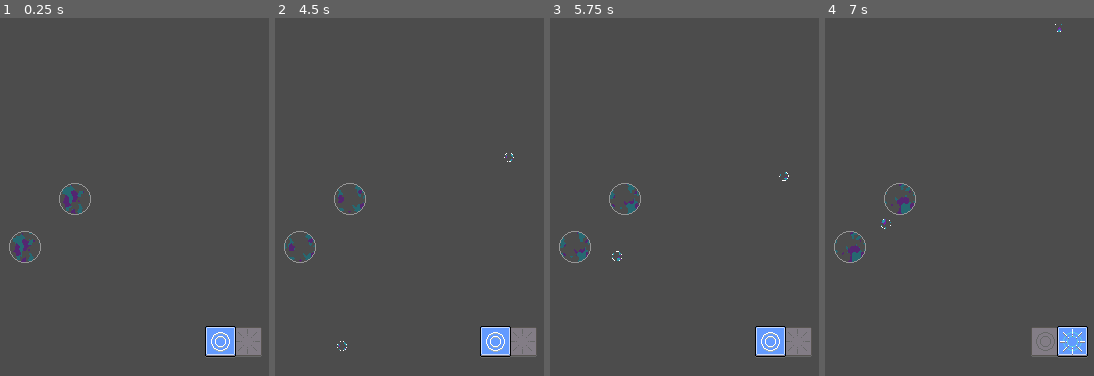
Above: before the commit, frames 1-4 (left to right).
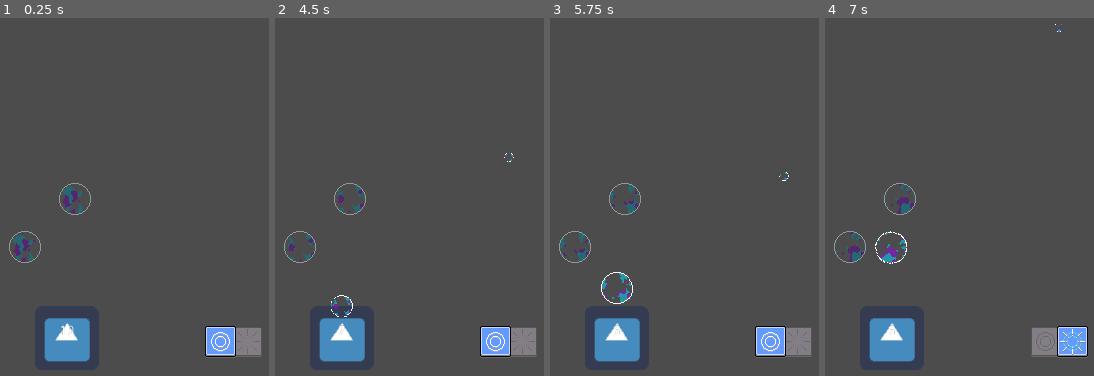
Above: after the commit, the same moments.

Repository: RudyMis/Bubbles
Game: Godot game, scene res://scenes/levels/base/Level.tscn
The game is run twice, just before and just after one commit, with the same random seed, the same clock (stepped at 60 frames per second) and the same inputs. The engine's default icon, where the game draws it, is replaced by a stand-in: a white triangle on a blue panel in a dark square.
Inputs (mouse positions are in pixels of both pictures, inside the frame that each line leads up to):
- Up to frame 1 (0.25 s): no input
- Up to frame 2 (4.5 s): click (509, 197) at 0.5 s; click (509, 343) at 1.25 s; click (342, 347) at 2.02 s; click (509, 343) at 2.75 s; click (509, 197) at 3.5 s; click (342, 347) at 4.27 s
- Up to frame 3 (5.75 s): click (784, 197) at 5 s
- Up to frame 4 (7 s): click (1059, 343) at 5.75 s; click (892, 347) at 6.52 s

The runs differ from the first frame. In frame 1, 2.1% of the frame differs, in the area x 16-34%, y 83-97%; in frame 2, 2.2%; in frame 3, 2.4%; in frame 4, 2.5%, in the area x 16-34%, y 56-97%.

Commit message:
Coś co samo robi bańki

Diff:
--- a/scenes/bubbles/BubbleScanner.tscn
+++ b/scenes/bubbles/BubbleScanner.tscn
@@ -1,12 +1,17 @@
-[gd_scene load_steps=4 format=2]
+[gd_scene load_steps=6 format=2]
 
 [ext_resource path="res://assets/Babelek.png" type="Texture" id=1]
 [ext_resource path="res://assets/BubbleShader.tres" type="Material" id=2]
+[ext_resource path="res://scenes/bubbles/bubble_scanner.gd" type="Script" id=3]
+[ext_resource path="res://scenes/bubbles/Bubble.tscn" type="PackedScene" id=4]
 
 [sub_resource type="CircleShape2D" id=1]
 radius = 15.9567
 
 [node name="Area2D" type="Area2D"]
+script = ExtResource( 3 )
+ps_bubble = ExtResource( 4 )
+path_tween = NodePath("Tween")
 
 [node name="Sprite" type="Sprite" parent="."]
 material = ExtResource( 2 )
@@ -14,3 +19,7 @@
 
 [node name="CollisionShape2D" type="CollisionShape2D" parent="."]
 shape = SubResource( 1 )
+
+[node name="Tween" type="Tween" parent="."]
+
+[connection signal="tween_all_completed" from="Tween" to="." method="_tween_all_completed"]
--- /dev/null
+++ b/scenes/bubbles/bubble_scanner.gd
@@ -0,0 +1,38 @@
+extends Area2D
+
+signal bubble_ready
+
+export (PackedScene) var ps_bubble
+export (NodePath) var path_tween
+
+onready var tween = get_node(path_tween)
+
+func stop_growing():
+	if ps_bubble == null: return
+	var bubble = ps_bubble.instance()
+	bubble.position = position
+	bubble.rescale(scale)
+	get_parent().add_child(bubble)
+	emit_signal("bubble_ready", bubble)
+	call_deferred("queue_free")
+
+func start_growing(grow_time : float, max_scale : Vector2):
+	if tween == null: return
+
+	tween.remove_all()
+	tween.interpolate_property(
+		self,
+		"scale",
+		Vector2(0.25, 0.25),
+		max_scale,
+		grow_time,
+		Tween.TRANS_SINE,
+		Tween.EASE_OUT
+	)
+	tween.start()
+
+func _ready():
+	pass
+
+func _tween_all_completed():
+	stop_growing()
--- a/scenes/gui.gd
+++ b/scenes/gui.gd
@@ -1,11 +1,12 @@
 extends MarginContainer
 
-export (NodePath) var create_button
+export (NodePath) var path_create_button
+
+onready var create_button = get_node(path_create_button)
 
 func _ready():
-	create_button = get_node(create_button)
-
+	pass
 
 func _on_toggle(button_pressed):
-	create_button.disabled = button_pressed
-	create_button.mouse_filter = 2 if button_pressed else 0
+	if create_button == null: return
+	create_button.disable(button_pressed)
--- /dev/null
+++ b/scenes/levels/base/BubbleSpawner.tscn
@@ -0,0 +1,62 @@
+[gd_scene load_steps=4 format=2]
+
+[ext_resource path="res://icon.png" type="Texture" id=1]
+[ext_resource path="res://scenes/levels/base/bubble_spawner.gd" type="Script" id=2]
+[ext_resource path="res://scenes/bubbles/BubbleScanner.tscn" type="PackedScene" id=3]
+
+[node name="BubbleSpawner" type="Sprite" groups=[
+"BubbleSpawner",
+]]
+texture = ExtResource( 1 )
+script = ExtResource( 2 )
+ps_bubble_scanner = ExtResource( 3 )
+label = NodePath("GuiIGuess/VBoxContainer/LiczbaBaniek")
+spawn = NodePath("SpawnPoint")
+timer = NodePath("Timer")
+
+[node name="GuiIGuess" type="CenterContainer" parent="."]
+anchor_right = 1.0
+anchor_bottom = 1.0
+margin_left = -32.0
+margin_top = -32.0
+margin_right = -32.0
+margin_bottom = -32.0
+__meta__ = {
+"_edit_use_anchors_": false
+}
+
+[node name="VBoxContainer" type="VBoxContainer" parent="GuiIGuess"]
+margin_left = 27.0
+margin_top = 18.0
+margin_right = 37.0
+margin_bottom = 46.0
+
+[node name="LiczbaBaniek" type="Label" parent="GuiIGuess/VBoxContainer"]
+margin_right = 10.0
+margin_bottom = 14.0
+align = 1
+__meta__ = {
+"_edit_use_anchors_": false
+}
+
+[node name="Guzik" type="TextureButton" parent="GuiIGuess/VBoxContainer"]
+margin_top = 18.0
+margin_right = 10.0
+margin_bottom = 28.0
+rect_min_size = Vector2( 10, 10 )
+toggle_mode = true
+stretch_mode = 5
+__meta__ = {
+"_edit_use_anchors_": false
+}
+
+[node name="SpawnPoint" type="Position2D" parent="."]
+position = Vector2( 0, -32.128 )
+
+[node name="Timer" type="Timer" parent="."]
+wait_time = 2.0
+
+[node name="Tween" type="Tween" parent="."]
+
+[connection signal="toggled" from="GuiIGuess/VBoxContainer/Guzik" to="." method="_on_button_toggled"]
+[connection signal="timeout" from="Timer" to="." method="_spawn_bubble"]
--- a/scenes/levels/base/Level.tscn
+++ b/scenes/levels/base/Level.tscn
@@ -7,6 +7,7 @@
 [ext_resource path="res://assets/tilesets/ziemia.tres" type="TileSet" id=5]
 [ext_resource path="res://scenes/bubbles/StaticBubble.tscn" type="PackedScene" id=6]
 [ext_resource path="res://scenes/Gui.tscn" type="PackedScene" id=7]
+[ext_resource path="res://scenes/levels/base/BubbleSpawner.tscn" type="PackedScene" id=8]
 
 [sub_resource type="StyleBoxEmpty" id=1]
 
@@ -20,6 +21,7 @@
 
 [node name="Level" type="CanvasLayer"]
 script = ExtResource( 1 )
+path_create_bubbles = NodePath("CreateBubbles")
 
 [node name="TileMap" type="TileMap" parent="."]
 tile_set = ExtResource( 5 )
@@ -49,7 +51,11 @@
 position = Vector2( 111.244, 229.374 )
 
 [node name="Gui" parent="." instance=ExtResource( 7 )]
-create_button = NodePath("../CreateBubbles")
+path_create_button = NodePath("../CreateBubbles")
+
+[node name="BubbleSpawner" parent="." instance=ExtResource( 8 )]
+position = Vector2( 152.695, 320.334 )
 
 [connection signal="button_down" from="CreateBubbles" to="CreateBubbles" method="_create_bubble_scanner"]
-[connection signal="button_up" from="CreateBubbles" to="CreateBubbles" method="_release_bubble"]
+[connection signal="button_up" from="CreateBubbles" to="CreateBubbles" method="_on_button_released"]
+[connection signal="no_bubbles" from="BubbleSpawner" to="." method="_on_no_bubbles"]
--- /dev/null
+++ b/scenes/levels/base/bubble_spawner.gd
@@ -0,0 +1,41 @@
+extends Sprite
+
+signal no_bubbles
+
+export (PackedScene) var ps_bubble_scanner
+export (int) var initial_number_of_bubbles := 10
+export (Vector2) var bubble_scale := Vector2(1, 1)
+export (NodePath) var label
+export (NodePath) var spawn
+export (NodePath) var timer
+
+onready var number_of_bubbles : int = initial_number_of_bubbles
+
+func remove_bubble():
+	number_of_bubbles -= 1
+	label.text = String(number_of_bubbles)
+	if number_of_bubbles <= 0:
+		emit_signal("no_bubbles")
+
+func _ready():
+	spawn = get_node(spawn)
+	label = get_node(label)
+	timer = get_node(timer)
+	label.text = String(number_of_bubbles)
+
+func _spawn_bubble():
+	if number_of_bubbles <= 0: return
+
+	var bubble_scanner = ps_bubble_scanner.instance()
+
+	bubble_scanner.set_visible(false)
+	bubble_scanner.position = position + spawn.position
+	get_parent().add_child(bubble_scanner)
+	bubble_scanner.start_growing(timer.wait_time / 2.0, bubble_scale)
+	yield(get_tree(), "idle_frame")
+	bubble_scanner.set_visible(true)
+
+	remove_bubble()
+
+func _on_button_toggled(button_toggle : bool):
+	timer.start() if button_toggle else timer.stop()
--- a/scenes/levels/base/create_bubbles.gd
+++ b/scenes/levels/base/create_bubbles.gd
@@ -4,50 +4,11 @@
 export (PackedScene) var ps_bubble
 export (float) var joint_softness := 1.2
 export (float) var hold_time := 2
+export (Vector2) var max_scale := Vector2(1.5, 1.5)
 
-var tween = null
-var new_bubble_scanner = null
+var bubble_scanner = null
 
 var bubbles_to_connect := Array()
-
-func _create_bubble_scanner():
-	new_bubble_scanner = ps_bubble_scanner.instance()
-	new_bubble_scanner.connect("body_entered", self, "_on_bubble_collision")
-	new_bubble_scanner.connect("body_exited", self, "_on_bubble_exited")
-	get_parent().add_child(new_bubble_scanner)
-	new_bubble_scanner.set_position(get_viewport().get_mouse_position())
-
-	tween = Tween.new()
-	add_child(tween)
-	tween.connect("tween_all_completed", self, "_release_bubble")
-	tween.interpolate_property(
-		new_bubble_scanner,
-		"scale",
-		Vector2(0.25, 0.25),
-		Vector2(1.5, 1.5),
-		hold_time,
-		Tween.TRANS_SINE,
-		Tween.EASE_OUT
-	)
-	tween.start()
-
-func _release_bubble():
-
-	if new_bubble_scanner == null: return
-
-	var new_bubble = ps_bubble.instance()
-	get_parent().add_child(new_bubble)
-
-	new_bubble.position = new_bubble_scanner.position
-	new_bubble.rescale(new_bubble_scanner.scale)
-	connect_to_bubbles(new_bubble)
-
-	tween.stop_all()
-	tween.queue_free()
-	tween = null
-
-	new_bubble_scanner.queue_free()
-	new_bubble_scanner = null
 
 # Łączy się z innymi bańkami w zasięgu
 func connect_to_bubbles(bubble : Bubble):
@@ -61,8 +22,35 @@
 		joint.node_b = joint.get_path_to(another_bubble)
 	bubbles_to_connect.clear()
 
+func disable(value : bool):
+	disabled = value
+	mouse_filter = 2 if value else 0
+
 func _ready():
 	pass # Replace with function body.
+
+func _create_bubble_scanner():
+	bubble_scanner = ps_bubble_scanner.instance()
+	get_parent().add_child(bubble_scanner)
+
+	bubble_scanner.connect("body_entered", self, "_on_bubble_collision")
+	bubble_scanner.connect("body_exited", self, "_on_bubble_exited")
+	bubble_scanner.connect("bubble_ready", self, "_release_bubble")
+
+	bubble_scanner.set_position(get_viewport().get_mouse_position())
+	bubble_scanner.start_growing(hold_time, max_scale)
+
+func _release_bubble(bubble):
+	if bubble == null: return
+	get_tree().call_group("BubbleSpawner", "remove_bubble")
+
+	bubble_scanner = null
+
+	connect_to_bubbles(bubble)
+
+func _on_button_released():
+	if bubble_scanner == null: return
+	bubble_scanner.stop_growing()
 
 func _on_bubble_collision(body : Node):
 	if body.is_class("Bubble"):
--- a/scenes/levels/base/level.gd
+++ b/scenes/levels/base/level.gd
@@ -1,4 +1,13 @@
 extends CanvasLayer
+
+export (NodePath) var path_create_bubbles
+
+onready var create_bubbles = get_node(path_create_bubbles)
 
 func _ready():
 	pass # Replace with function body.
+
+
+func _on_no_bubbles():
+	if create_bubbles == null: return
+	create_bubbles.disable(true)
Not shown: 1 places in scenes/levels/base/Level.tscn that only renumber resources
